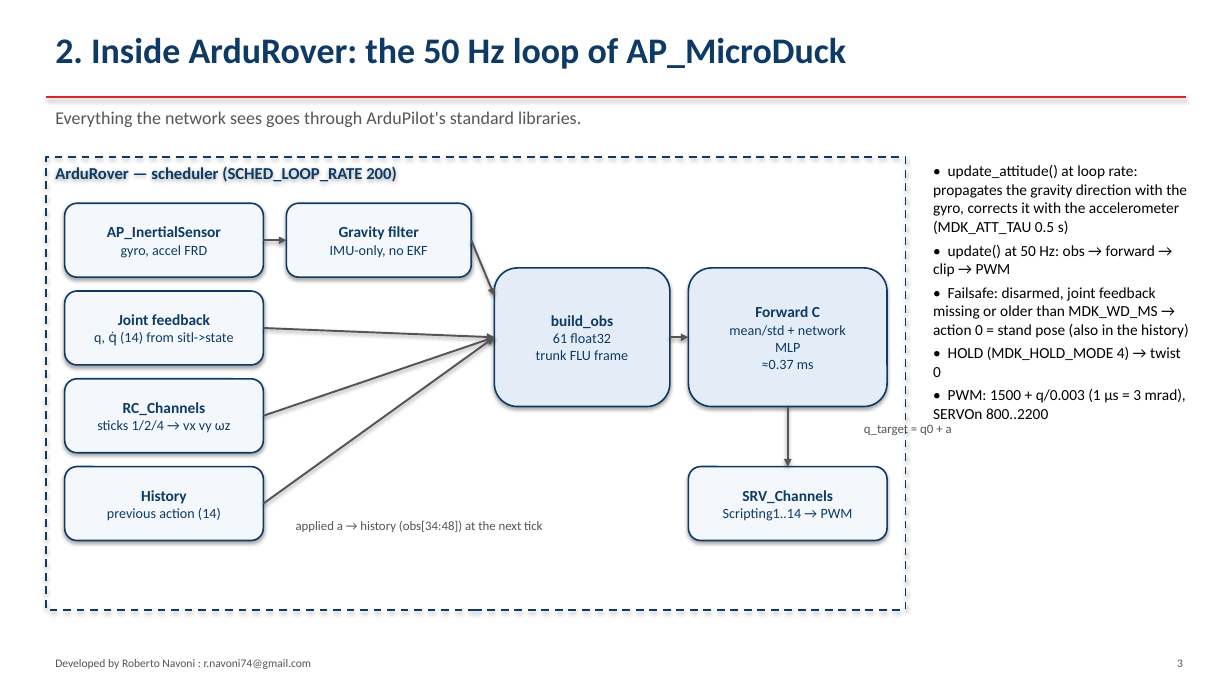
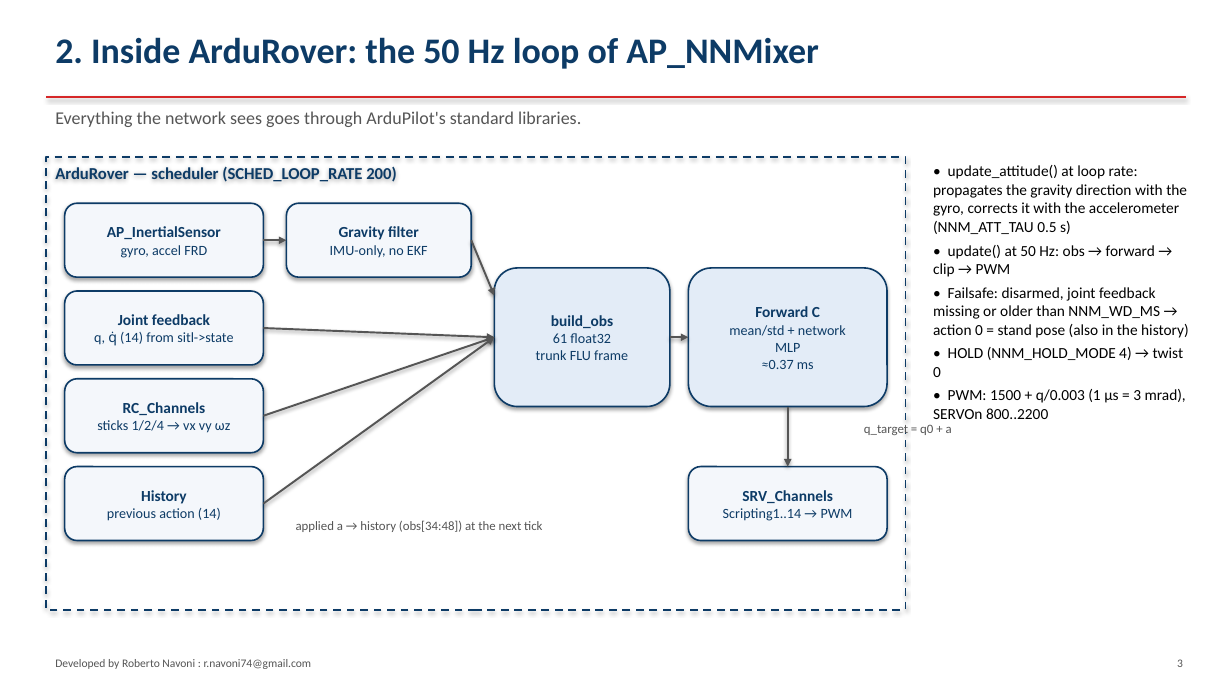
Before and after one commit to virtualrobotix/Arudpilot-Neural-Mixer, a slide deck: slide 3 of docs/architecture-integration.pptx. Drawn at 1232x693 pixels with LibreOffice and Linux fonts; fonts in the diff are those of the drawing. Boxes give left, top, right and bottom in pixels: in the first picture for what was removed or moved away, otherwise in the second. Text is boxed around its words. In the diff, an @@ line names an element or a change of style, - is before the commit and + after.

```diff
--- a/docs/architecture-integration.pptx
+++ b/docs/architecture-integration.pptx
@@ text at [55,37,819,69]: text changed @@
-2. Inside ArduRover: the 50 Hz loop of AP_MicroDuck
+2. Inside ArduRover: the 50 Hz loop of AP_NNMixer
@@ text at [933,165,1187,234]: text changed @@
-• update_attitude() at loop rate: propagates the gravity direction with the gyro, corrects it with the accelerometer (MDK_ATT_TAU 0.5 s)
+• update_attitude() at loop rate: propagates the gravity direction with the gyro, corrects it with the accelerometer (NNM_ATT_TAU 0.5 s)
@@ text at [933,287,1189,338]: text changed @@
-• Failsafe: disarmed, joint feedback missing or older than MDK_WD_MS → action 0 = stand pose (also in the history)
-• HOLD (MDK_HOLD_MODE 4) → twist 0
+• Failsafe: disarmed, joint feedback missing or older than NNM_WD_MS → action 0 = stand pose (also in the history)
+• HOLD (NNM_HOLD_MODE 4) → twist 0
```
Also in this commit, not shown: 10 other slides changed, 24 other files.
